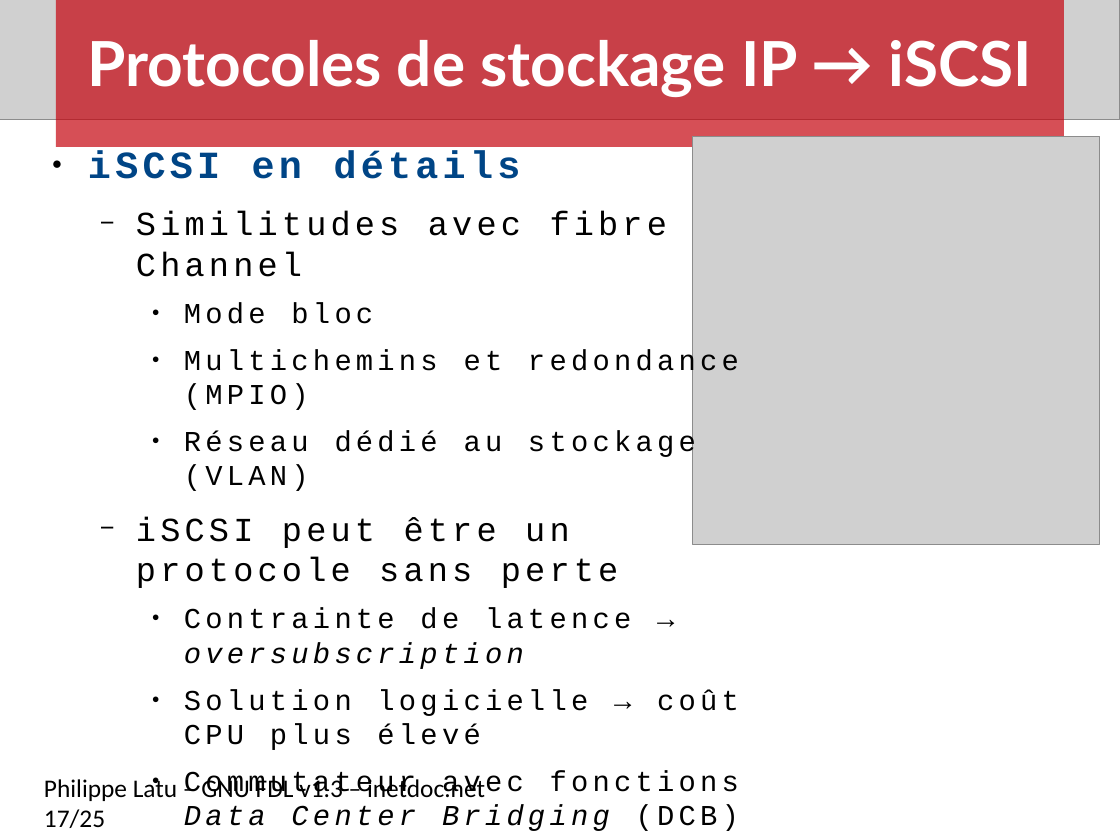
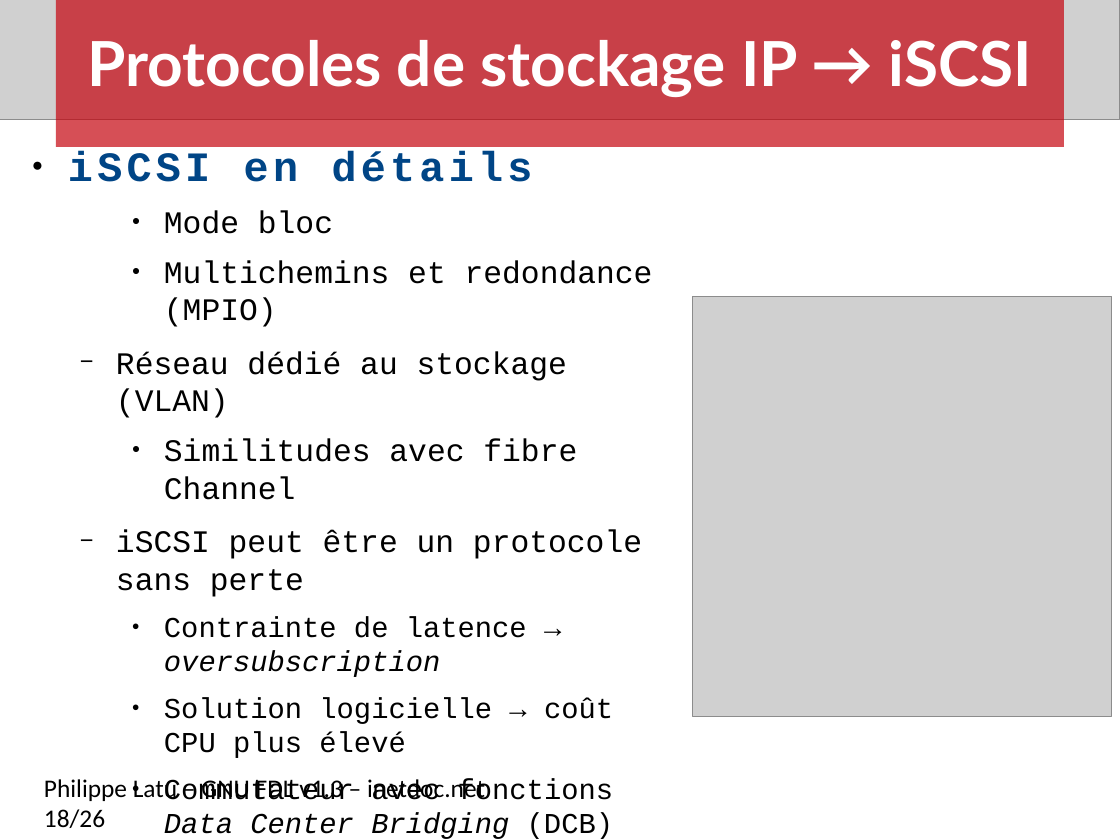
Before and after one commit to platu/inetdoc, a slide deck: slide 18 of presentations/net-storage/net-storage.odp (slide 17 before the commit). Drawn at 1120x840 pixels with LibreOffice and Linux fonts; fonts in the diff are those of the drawing; grey boxes stand for pictures. Boxes give left, top, right and bottom in pixels: in the first picture for what was removed or moved away, otherwise in the second. Text is boxed around its words. In the diff, an @@ line names an element or a change of style, - is before the commit and + after.

Commit message:
édition 2021 présentation stockage réseau

```diff
--- a/presentations/net-storage/net-storage.odp
+++ b/presentations/net-storage/net-storage.odp
@@ text "iSCSI en détails": place and size @@
-text "iSCSI en détails" at (88, 150, 739, 831)
+text "iSCSI en détails" at (68, 151, 653, 800)
@@ text at (68, 151, 653, 800): size 27.2 to 29.6 pt in "iSCSI en détails"; size 20.4 to 22.2 pt in "Mode bloc", "Multichemins et redondance (MPIO)", "Réseau dédié au stockage (VLAN)"; letter spacing 3 to 0 pt in "Mode bloc", "Multichemins et redondance (MPIO)", "Réseau dédié au stockage (VLAN)", "iSCSI peut être un protocole sans perte" and 3 more places; size 23.8 to 22.2 pt in "iSCSI peut être un protocole sans perte"; bullet ● to −; list level 3 to 2 in "Réseau dédié au stockage (VLAN)" @@
@@ text at (136, 211, 667, 277): paragraph removed @@
-  − Similitudes avec fibre Channel
@@ picture: place and size @@
-picture at (692, 136, 1101, 545)
+picture at (692, 296, 1112, 715)
@@ text at (164, 438, 577, 500): paragraph added @@
+    ● Similitudes avec fibre Channel
@@ text at (44, 778, 485, 828): text changed @@
-Philippe Latu – GNU FDL v1.3 – inetdoc.net 17/25
+Philippe Latu – GNU FDL v1.3 – inetdoc.net 18/26
```
Also in this commit, not shown: 15 other slides changed, 1 slide added, 1 other file.
